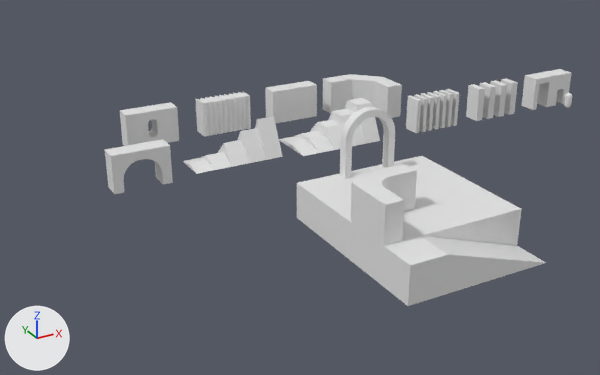
Two versions of the Blender file Raw/demo.blend, one commit apart.
Rendered twice from a camera (50 mm lens) standing at (-45.8, -61.5, 34.1) and looking at (-6.7, 9.6, -1.4). Arrows for +X, +Y and +Z are at lower left; the lights stay in place.

In view in the first picture: 'demo_01', 'demo_02', 'demo_03', 'demo_04', 'demo_05', 'demo_06', 'demo_07', 'demo_09', 'demo_10', 'demo_11', 'demo_plane_01', 'demo_ramp_01'.
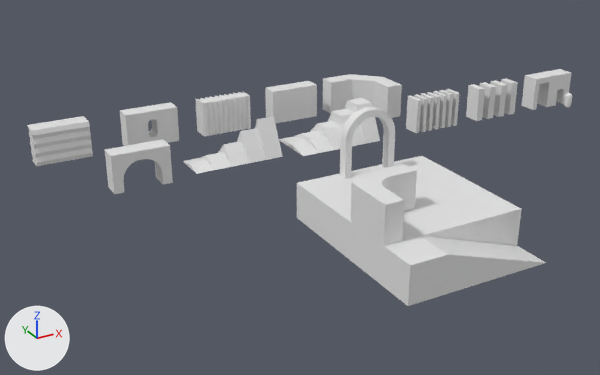
Edits to the scene script, one JSON object a line:
```json
{"op": "add", "block": "me_cube_012", "code": ["me_cube_012 = bpy.data.meshes.new('Cube.012')", "me_cube_012.from_pydata(...)  # 36 vertices, 33 faces; spans x -3.0..3.0, y -1.19..1.0, z 0.0..4.0", "me_cube_012.materials.append(mat_checker_dark_psd)  # its picture is missing"]}
{"op": "add", "block": "ob_demo_12", "code": ["ob_demo_12 = bpy.data.objects.new('demo_12', me_cube_012)", "ob_demo_12.location = (-28.0, 24.0, 1.0)"]}
```

What differs and where, as boxes (x1, y1, x2, y2) in the pictures (600 x 375 px):
```json
{"object": "demo_12", "change": "added", "after": [27, 116, 93, 166]}
```
